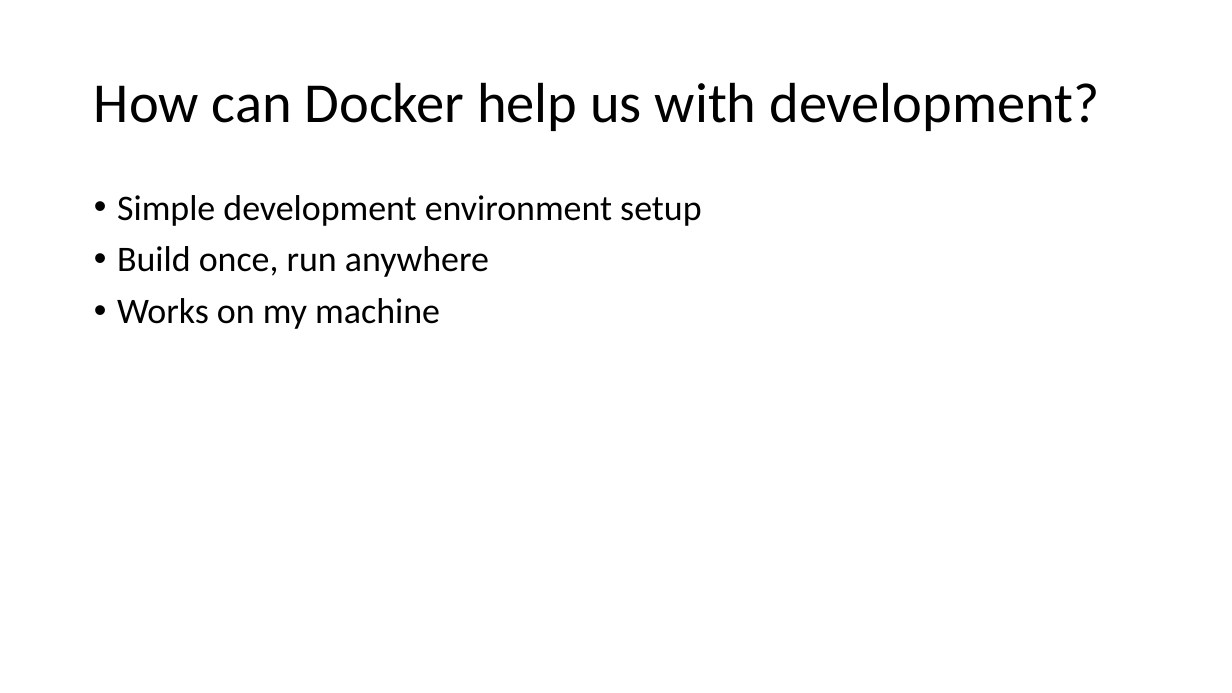
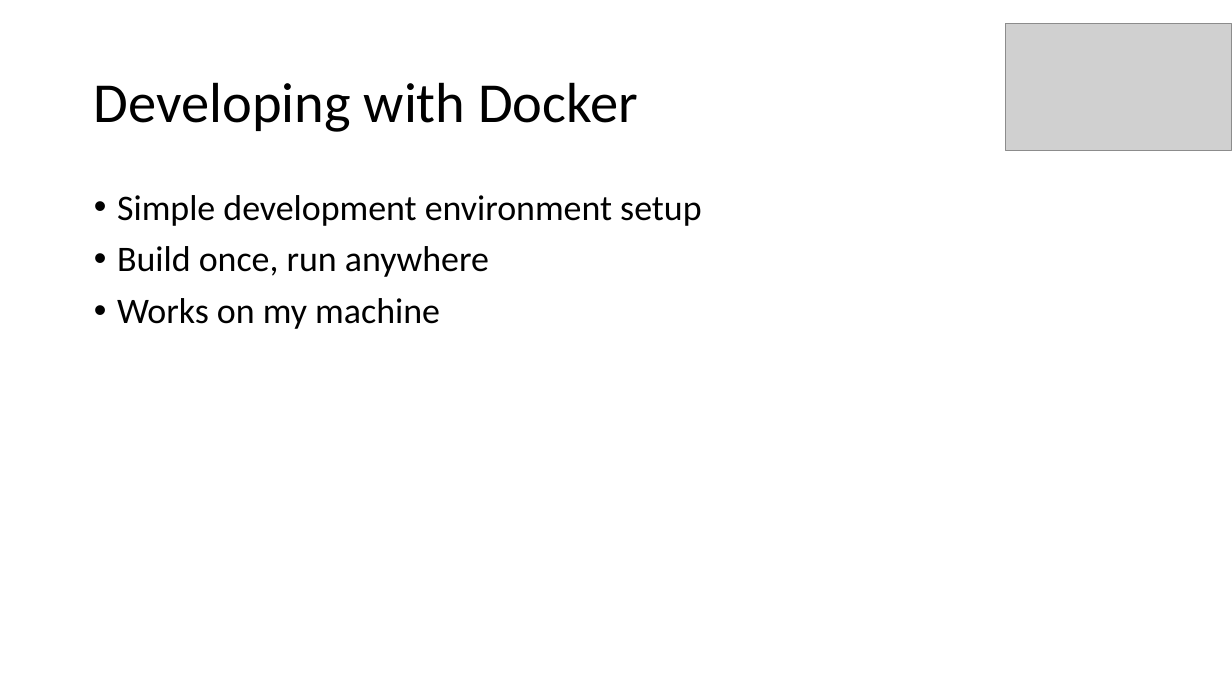
Before and after one commit to aljazsim/docker-masterclass-examples, a slide deck: slide 9 of Docker Masterclass.pptx. Drawn at 1232x693 pixels with LibreOffice and Linux fonts; fonts in the diff are those of the drawing; grey boxes stand for pictures. Boxes give left, top, right and bottom in pixels: in the first picture for what was removed or moved away, otherwise in the second. Text is boxed around its words. In the diff, an @@ line names an element or a change of style, - is before the commit and + after.

```diff
--- a/Docker Masterclass.pptx
+++ b/Docker Masterclass.pptx
@@ picture added at bbox=[1006, 23, 1231, 151] @@
@@ title at bbox=[94, 82, 638, 132]: text changed @@
-How can Docker help us with development?
+Developing with Docker
```
Also in this commit, not shown: 57 other slides changed.
